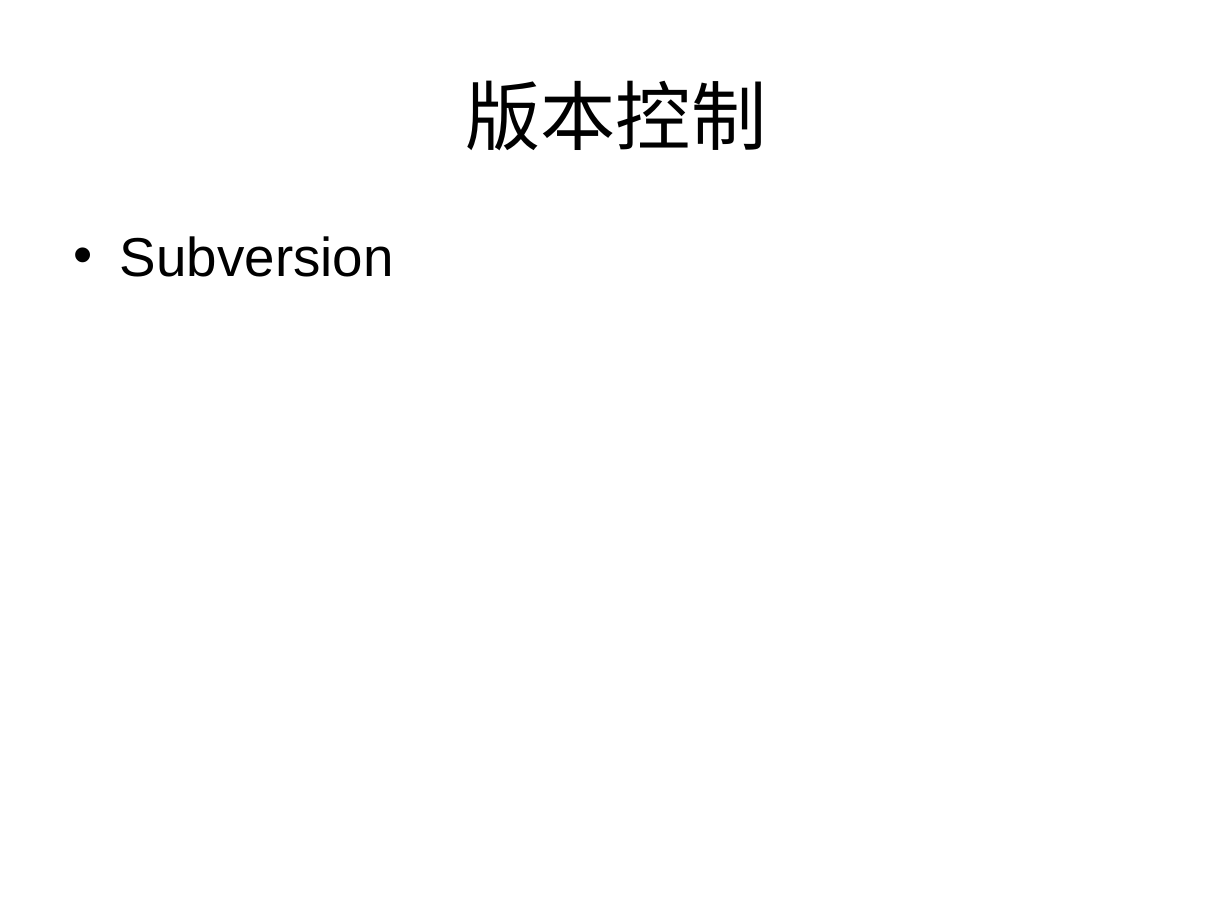
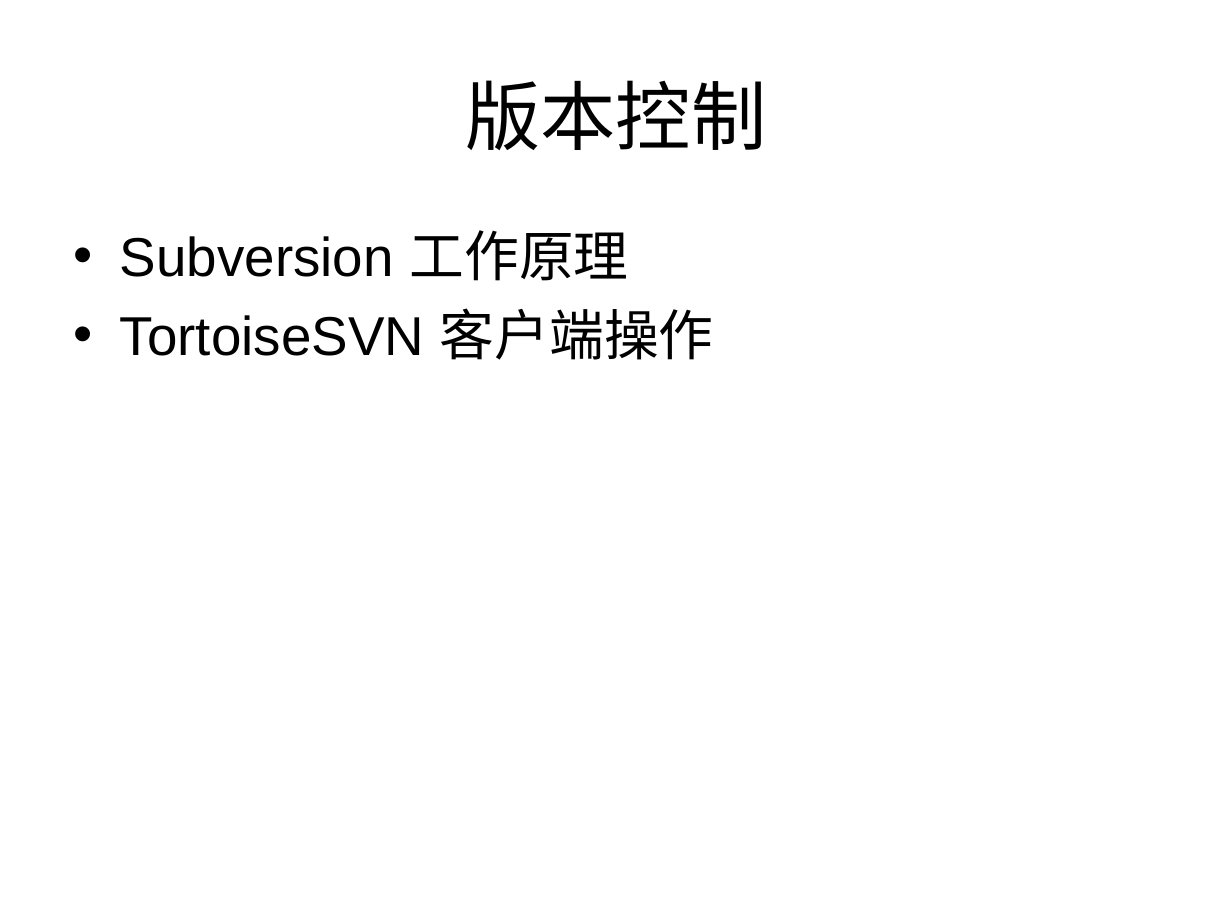
Before and after one commit to Lyon-NEU/Git, a slide deck: slide 12 of git.ppt (slide 8 before the commit). Drawn at 1232x924 pixels with LibreOffice and Linux fonts; fonts in the diff are those of the drawing. Boxes give left, top, right and bottom in pixels: in the first picture for what was removed or moved away, otherwise in the second. Text is boxed around its words. In the diff, an @@ line names an element or a change of style, - is before the commit and + after.

```diff
--- a/git.ppt
+++ b/git.ppt
@@ text at <box>120,230,714,360</box>: text changed @@
-• Subversion
+• Subversion 工作原理
+• TortoiseSVN 客户端操作
```
Also in this commit, not shown: 3 other slides changed, 12 slides added, 7 slides removed, 7 other files.
